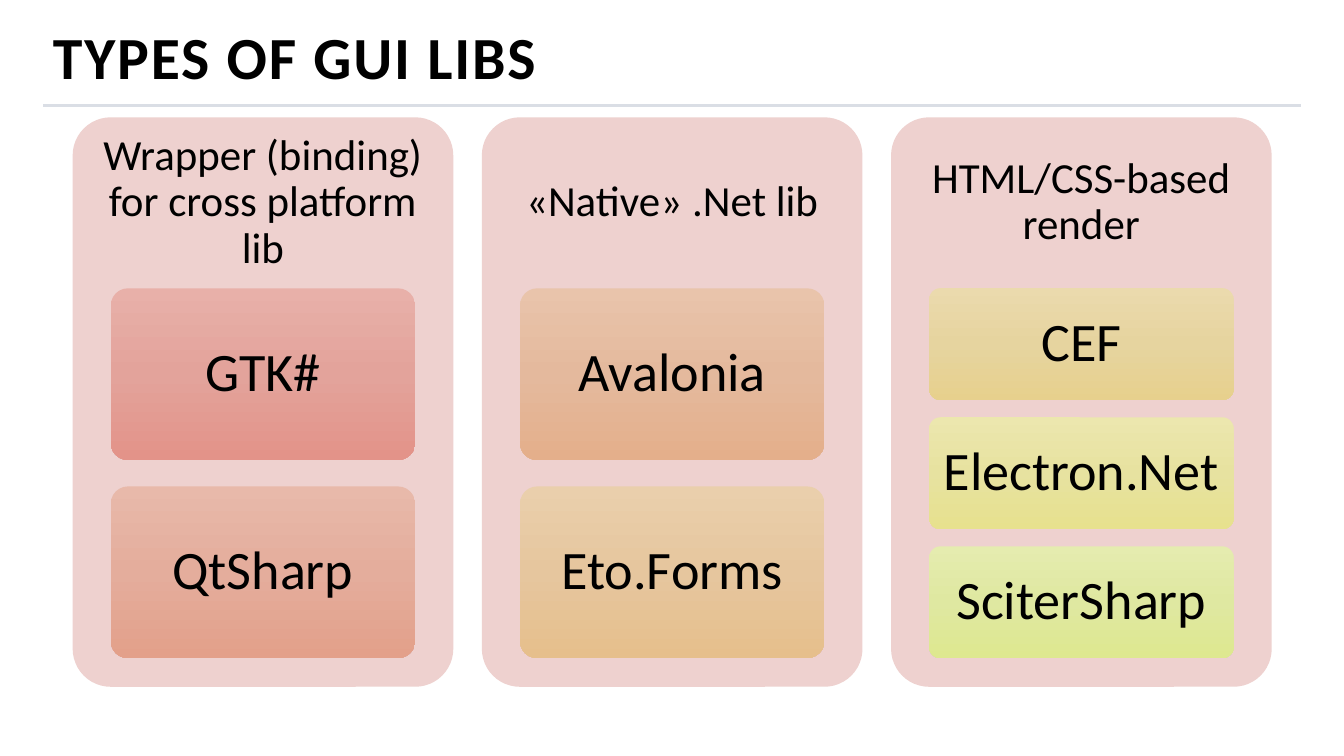
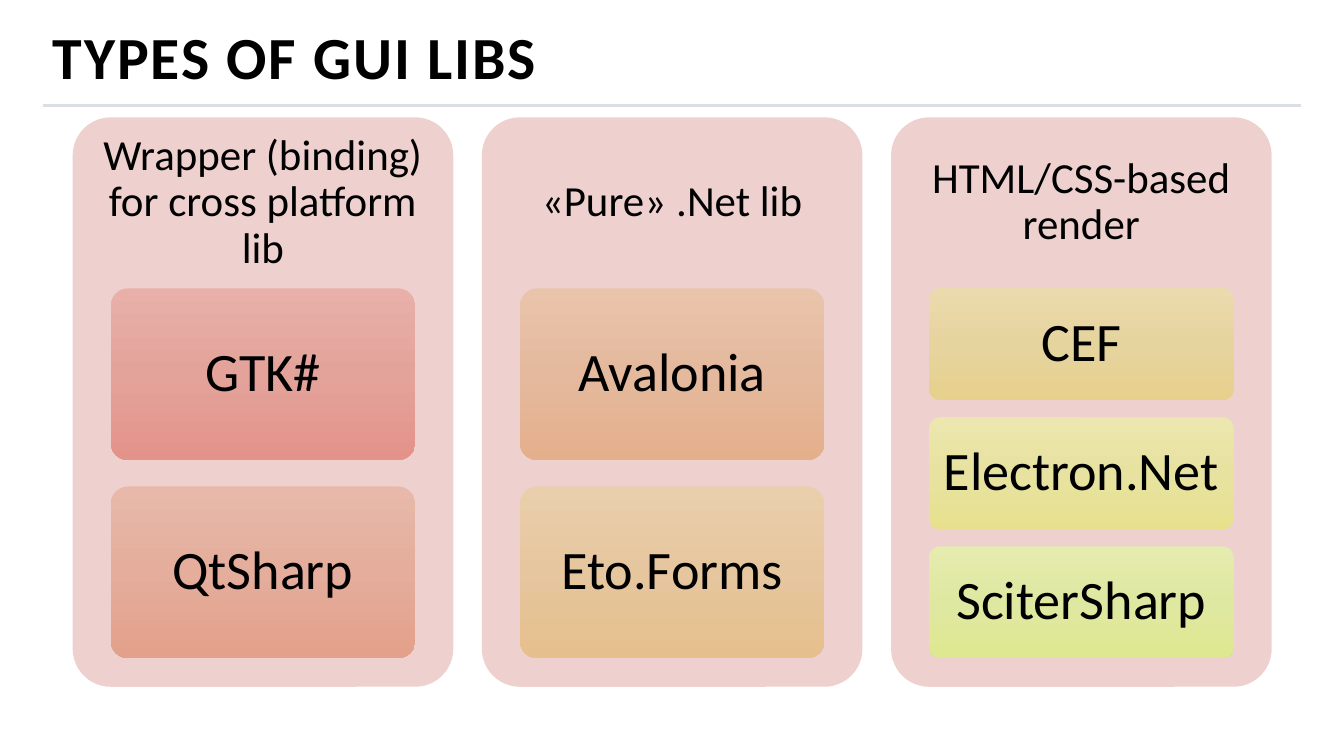
Before and after one commit to MihailRomanov/TechTalks_GUI_in_Net, a slide deck: slide 6 of presentation.pptx. Drawn at 1344x756 pixels with LibreOffice and Linux fonts; fonts in the diff are those of the drawing; background and template pictures are left out. Boxes give left, top, right and bottom in pixels: in the first picture for what was removed or moved away, otherwise in the second. Text is boxed around its words. In the diff, an @@ line names an element or a change of style, - is before the commit and + after.

```diff
--- a/presentation.pptx
+++ b/presentation.pptx
@@ text at [542, 186, 802, 217]: text changed @@
-«Native» .Net lib
+«Pure» .Net lib
```
Also in this commit, not shown: 3 other slides changed, 5 slides added, 2 slides removed.
